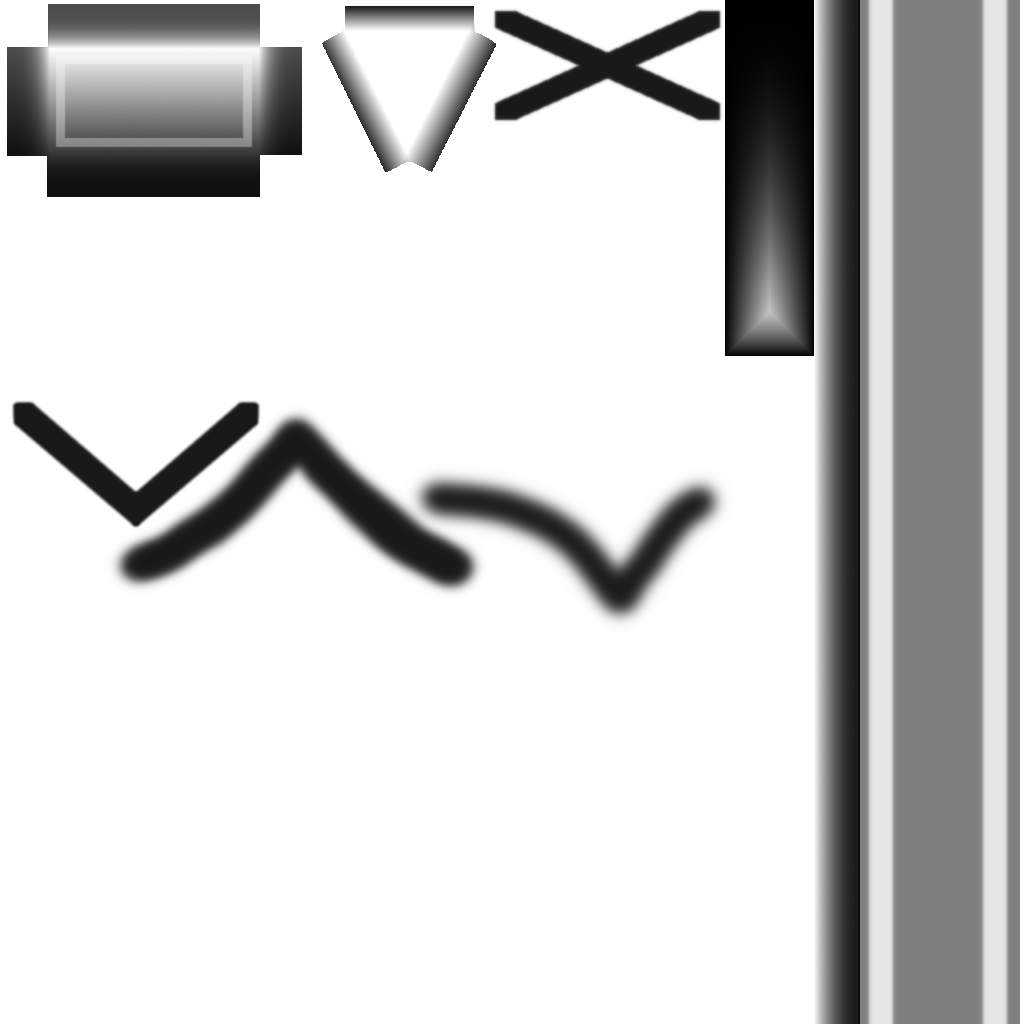
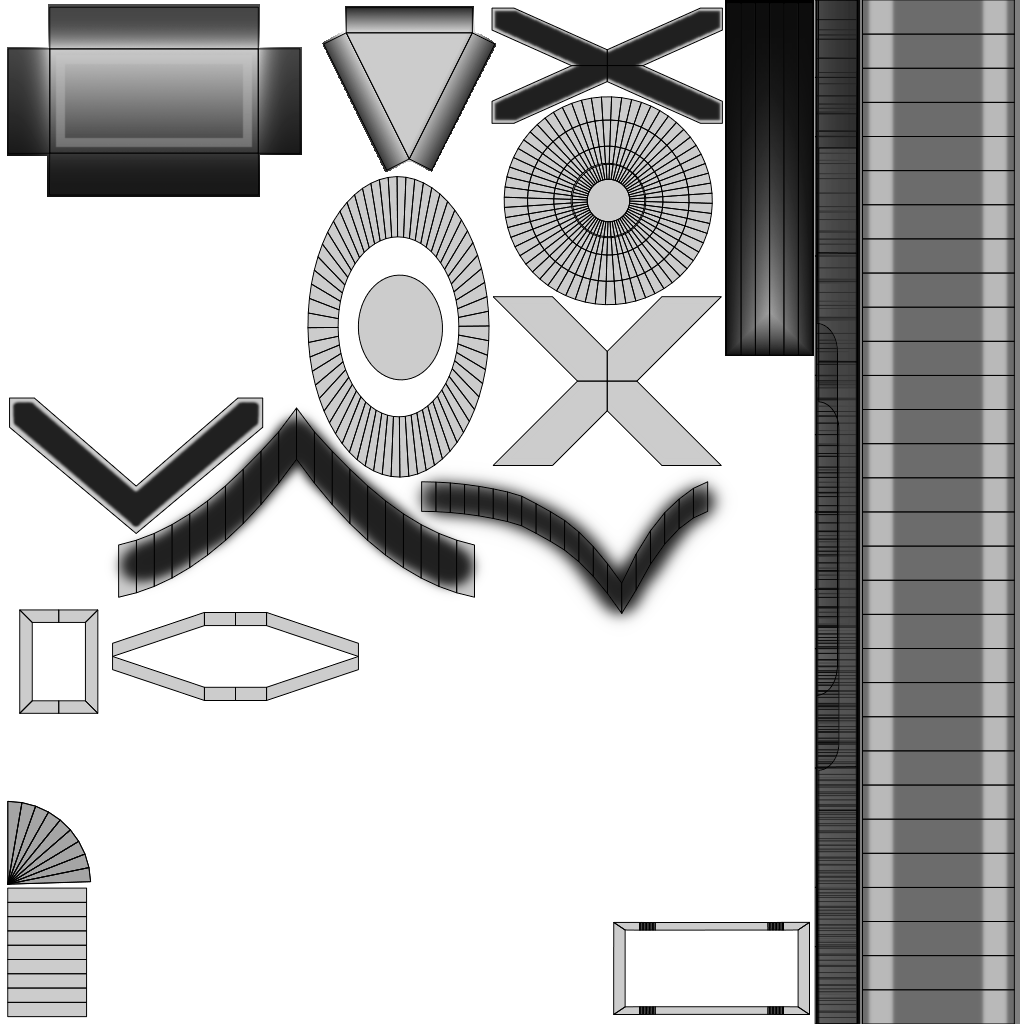
Two versions of the same layered image (1024×1024). Layer-by-layer changes:
showed group "uvLayout" (18 layers) over [7, 0, 1015, 1024]
added layer "uvArpeggioZeroRight" in group "uvLayout" over [235, 611, 359, 701]
added layer "uvArpeggioZeroLeft" in group "uvLayout" over [112, 611, 236, 701]
added layer "uvArpeggio" in group "uvLayout" over [19, 609, 99, 714]
